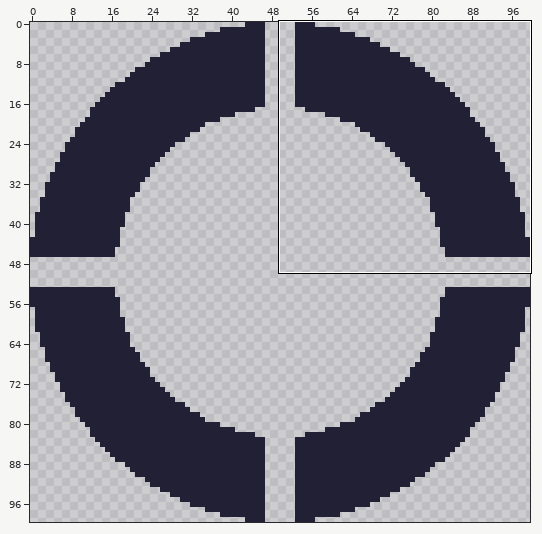
Two states of a pixel-art file, assets/ball_proto.aseprite. The picture above shows the old version from afar; the outline marks the close-up.
Close-up. Before the edit:
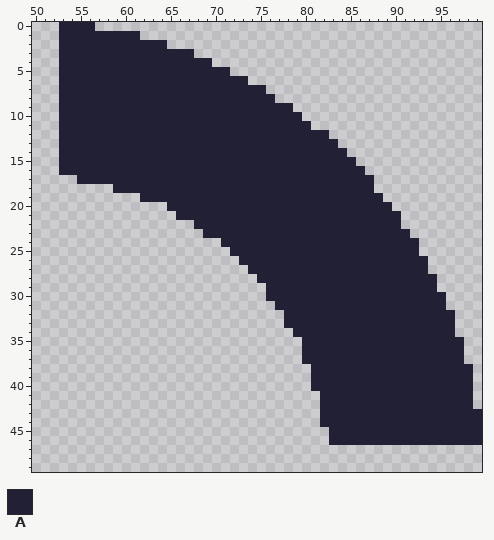
100x100 pixels, 1 frame. Shown: x 50..99, y 0..49. The commit also changed other parts of the picture, which this record leaves out.
Palette (. is transparent): A #222034
Pixels before (only the part around the change), first column x 50:
 0 ...AAAA...........................................
 1 ...AAAAAAAAA......................................
 2 ...AAAAAAAAAAAA...................................
 3 ...AAAAAAAAAAAAAAA................................
 4 ...AAAAAAAAAAAAAAAAA..............................
 5 ...AAAAAAAAAAAAAAAAAAA............................
 6 ...AAAAAAAAAAAAAAAAAAAAA..........................
 7 ...AAAAAAAAAAAAAAAAAAAAAAA........................
 8 ...AAAAAAAAAAAAAAAAAAAAAAAA.......................
 9 ...AAAAAAAAAAAAAAAAAAAAAAAAAA.....................
10 ...AAAAAAAAAAAAAAAAAAAAAAAAAAA....................
11 ...AAAAAAAAAAAAAAAAAAAAAAAAAAAA...................
12 ...AAAAAAAAAAAAAAAAAAAAAAAAAAAAAA.................
13 ...AAAAAAAAAAAAAAAAAAAAAAAAAAAAAAA................
14 ...AAAAAAAAAAAAAAAAAAAAAAAAAAAAAAAA...............
15 ...AAAAAAAAAAAAAAAAAAAAAAAAAAAAAAAAA..............
16 ...AAAAAAAAAAAAAAAAAAAAAAAAAAAAAAAAAA.............
17 .....AAAAAAAAAAAAAAAAAAAAAAAAAAAAAAAAA............
18 .........AAAAAAAAAAAAAAAAAAAAAAAAAAAAA............
19 ............AAAAAAAAAAAAAAAAAAAAAAAAAAA...........
20 ...............AAAAAAAAAAAAAAAAAAAAAAAAA..........
21 ................AAAAAAAAAAAAAAAAAAAAAAAAA.........
22 ..................AAAAAAAAAAAAAAAAAAAAAAA.........
23 ...................AAAAAAAAAAAAAAAAAAAAAAA........
24 .....................AAAAAAAAAAAAAAAAAAAAAA.......
25 ......................AAAAAAAAAAAAAAAAAAAAA.......
26 .......................AAAAAAAAAAAAAAAAAAAAA......
27 ........................AAAAAAAAAAAAAAAAAAAA......
28 .........................AAAAAAAAAAAAAAAAAAAA.....
29 ..........................AAAAAAAAAAAAAAAAAAA.....
30 ..........................AAAAAAAAAAAAAAAAAAAA....
31 ...........................AAAAAAAAAAAAAAAAAAA....
32 ............................AAAAAAAAAAAAAAAAAAA...
33 ............................AAAAAAAAAAAAAAAAAAA...
34 .............................AAAAAAAAAAAAAAAAAA...
35 ..............................AAAAAAAAAAAAAAAAAA..
36 ..............................AAAAAAAAAAAAAAAAAA..
37 ..............................AAAAAAAAAAAAAAAAAA..
38 ...............................AAAAAAAAAAAAAAAAAA.
39 ...............................AAAAAAAAAAAAAAAAAA.
40 ...............................AAAAAAAAAAAAAAAAAA.
41 ................................AAAAAAAAAAAAAAAAA.
42 ................................AAAAAAAAAAAAAAAAA.
43 ................................AAAAAAAAAAAAAAAAAA
44 ................................AAAAAAAAAAAAAAAAAA
45 .................................AAAAAAAAAAAAAAAAA
46 .................................AAAAAAAAAAAAAAAAA
47 ..................................................
48 ..................................................
49 ..................................................
The result:
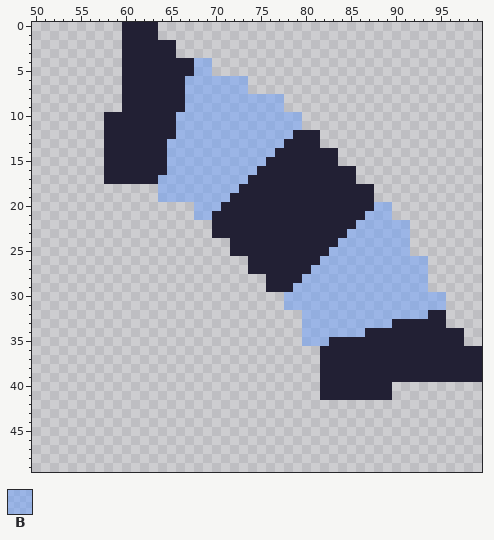
Colours new in this view: B #639bff78
What changed:
Changed rows in their new state; - is an unchanged pixel.
first column x 53:
 0 ....---AAAA------------------------------------
 1 .......--AA------------------------------------
 2 .......-----A----------------------------------
 3 .......------..--------------------------------
 4 .......--------BB------------------------------
 5 .......--------BB..----------------------------
 6 .......-------BBBBBBB--------------------------
 7 .......-------BBBBBBB..------------------------
 8 .......-------BBBBBBBBBBB----------------------
 9 .......-------BBBBBBBBBBB.---------------------
10 .....--------BBBBBBBBBBBBBB--------------------
11 .....--------BBBBBBBBBBBBBB.-------------------
12 .....--------BBBBBBBBBBBBB---.-----------------
13 .....-------BBBBBBBBBBBBB----..----------------
14 .....-------BBBBBBBBBBBB-------.---------------
15 .....-------BBBBBBBBBBB--------..--------------
16 .....-------BBBBBBBBBB-----------.-------------
17 --...------BBBBBBBBBB------------..------------
18 ------.....BBBBBBBBB---------------------------
19 ---------..BBBBBBBB----------------.-----------
20 ------------...BBB-----------------BB----------
21 -------------..BB-----------------BBB.---------
22 ---------------..----------------BBBBBB--------
23 ----------------.---------------BBBBBBB--------
24 ------------------.------------BBBBBBBB.-------
25 ------------------------------BBBBBBBBB.-------
26 --------------------.--------BBBBBBBBBBBB------
27 ----------------------------BBBBBBBBBBBBB------
28 ----------------------.----BBBBBBBBBBBBBB.-----
29 --------------------------BBBBBBBBBBBBBBB.-----
30 -----------------------..BBBBBBBBBBBBBBBBBB----
31 ------------------------.BBBBBBBBBBBBBBBBBB----
32 -------------------------..BBBBBBBBBBBBBB--.---
33 -------------------------..BBBBBBBBBB------.---
34 --------------------------.BBBBBBB----------A--
35 ---------------------------BBB-----------------
36 ---------------------------..----------------AA
37 ---------------------------..----------------AA
38 ----------------------------.-----------------A
39 ----------------------------.-----------------A
40 ----------------------------.--------.........-
41 -------------------------------------.........-
42 -----------------------------.................-
43 -----------------------------..................
44 -----------------------------..................
45 ------------------------------.................
46 ------------------------------.................
Pixel boxes of the changes (left, top, right, bottom) in both close-ups:
changed: (59, 22, 482, 445)
